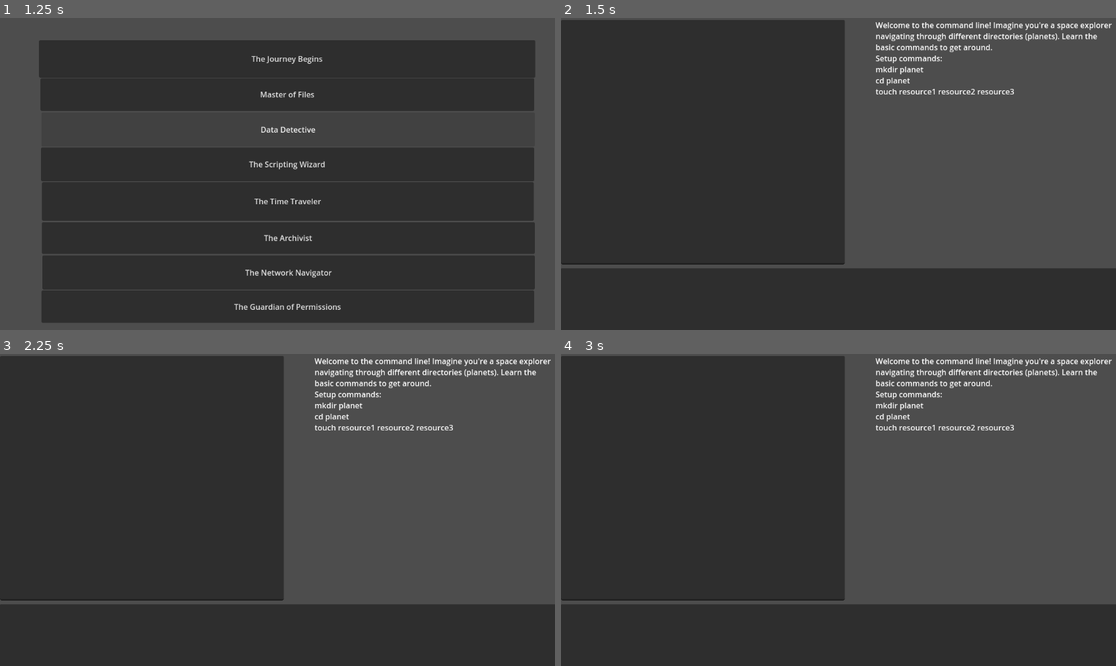
Above: before the commit, frames 1-4 (two rows, left to right).
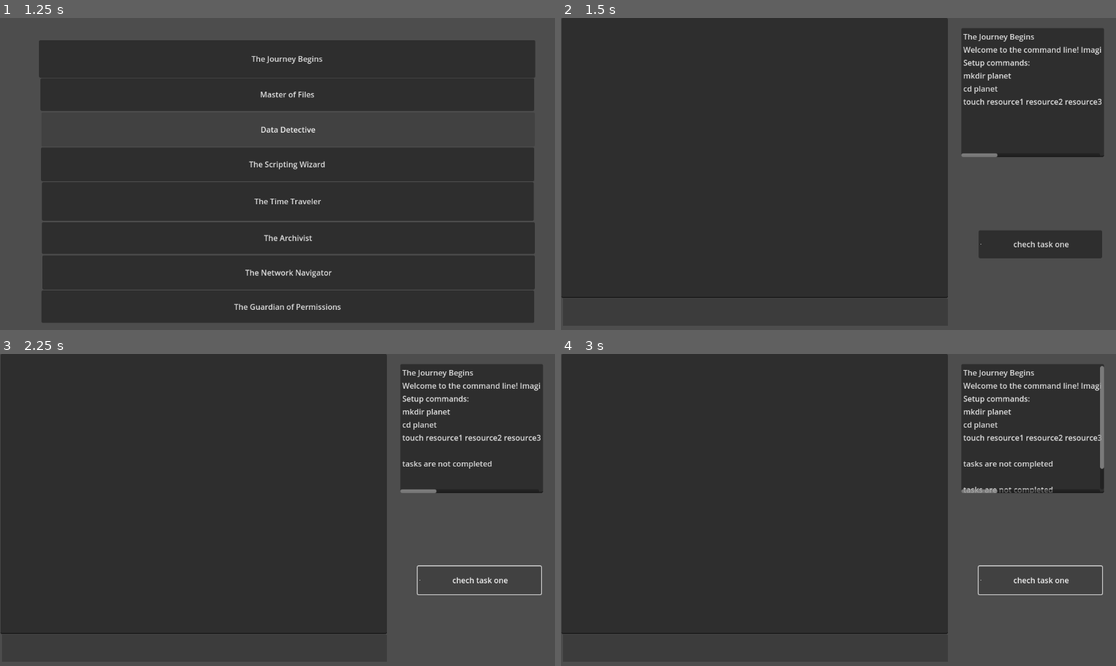
Above: after the commit, the same moments.

Repository: Pradeepaa001/Essentials
Game: Godot game, scene res://Scenes/main.tscn
Same seed, same stepped clock (60 frames per second), same inputs: the game is played once before the commit and once after it.
Inputs (mouse positions are in pixels of both pictures, inside the frame that each line leads up to):
- Up to frame 1 (1.25 s): click "LEVELS" at 0.5 s
- Up to frame 2 (1.5 s): click "The Journey Begins" at 1.25 s
- Up to frame 3 (2.25 s): click (477, 581) at 2 s, where only the run after the commit has a clickable "chech task one"
- Up to frame 4 (3 s): click (1038, 581) at 2.75 s, where only the run after the commit has a clickable "chech task one"

Frame 1 is identical in both runs. In frame 2, 35% of the frame differs, in the area x 0-100%, y 0-100%; in frame 3, 33%; in frame 4, 33%.
Error after the commit: Attempt to call function 'dir_exists' in base 'null instance' on a null instance. (res://Scripts/level_1_trail.gd:22)

Commit message:
connected level1 to terminal and added check functions for each tasks

Diff:
--- a/Scenes/level_1.tscn
+++ b/Scenes/level_1.tscn
@@ -1,34 +1,29 @@
-[gd_scene load_steps=2 format=3 uid="uid://bwf57mmusyske"]
+[gd_scene load_steps=4 format=3 uid="uid://bwf57mmusyske"]
 
-[ext_resource type="Script" path="res://LEVEL1.gd" id="1_uoadb"]
+[ext_resource type="Script" path="res://Scripts/level_1_trail.gd" id="1_hjk8f"]
+[ext_resource type="PackedScene" uid="uid://dwsqlli5p3aga" path="res://Scenes/terminal.tscn" id="2_xgr7u"]
+
+[sub_resource type="CanvasTexture" id="CanvasTexture_8gu8h"]
 
 [node name="LEVEL1" type="Node2D"]
 position = Vector2(299, 213)
-script = ExtResource("1_uoadb")
+script = ExtResource("1_hjk8f")
 
-[node name="RichTextLabel" type="RichTextLabel" parent="."]
-offset_left = 354.0
-offset_top = -210.0
-offset_right = 854.0
-offset_bottom = 240.0
+[node name="Terminal" parent="." instance=ExtResource("2_xgr7u")]
+position = Vector2(-177, -52)
 
 [node name="TextEdit" type="TextEdit" parent="."]
-anchors_preset = 15
-anchor_right = 1.0
-anchor_bottom = 1.0
-offset_left = -299.0
-offset_top = -209.0
-offset_right = 290.0
-offset_bottom = 299.0
-grow_horizontal = 2
-grow_vertical = 2
+offset_left = 532.0
+offset_top = -192.0
+offset_right = 828.0
+offset_bottom = 76.0
 
-[node name="LineEdit" type="LineEdit" parent="."]
-offset_left = -300.0
-offset_top = 307.0
-offset_right = 1381.0
-offset_bottom = 469.0
+[node name="Button" type="Button" parent="."]
+offset_left = 568.0
+offset_top = 228.0
+offset_right = 824.0
+offset_bottom = 286.0
+text = "chech task one"
+icon = SubResource("CanvasTexture_8gu8h")
 
-[connection signal="finished" from="RichTextLabel" to="." method="_on_rich_text_label_finished"]
-[connection signal="text_changed" from="TextEdit" to="." method="_on_text_edit_text_changed"]
-[connection signal="text_submitted" from="LineEdit" to="." method="_on_line_edit_text_submitted"]
+[connection signal="pressed" from="Button" to="." method="_on_button_pressed"]
--- a/Scenes/terminal.tscn
+++ b/Scenes/terminal.tscn
@@ -11,15 +11,15 @@
 
 [node name="input" type="LineEdit" parent="."]
 offset_left = -118.0
-offset_top = 214.0
-offset_right = 759.0
-offset_bottom = 294.0
+offset_top = 422.0
+offset_right = 681.0
+offset_bottom = 478.0
 theme_override_styles/normal = SubResource("StyleBoxFlat_gqs4t")
 
 [node name="output" type="TextEdit" parent="."]
 offset_left = -121.0
-offset_top = -169.0
-offset_right = 757.0
-offset_bottom = 213.0
+offset_top = -161.0
+offset_right = 681.0
+offset_bottom = 421.0
 
 [connection signal="text_submitted" from="input" to="." method="_on_line_edit_text_submitted"]
--- /dev/null
+++ b/Scripts/level_1_trail.gd
@@ -0,0 +1,50 @@
+extends Node2D
+
+var level_title = "The Journey Begins"
+var level_description = "Welcome to the command line! Imagine you're a space explorer navigating through different directories (planets). Learn the basic commands to get around."
+var level_setup_commands = ["mkdir planet", "cd planet", "touch resource1 resource2 resource3"]
+var level_congrats_message = "Well done, Explorer! You've gathered your first resources."
+const Terminal = preload("res://Scripts/terminal.gd")
+var terminal = Terminal.new()
+
+func _ready():
+	var output = $TextEdit
+	output.text += level_title + "\n"
+	var commands = ""
+	for element in level_setup_commands:
+		commands += str(element) + "\n"
+	output.text += level_description + "\nSetup commands:\n" + commands
+
+func task1_status() -> bool:
+	print("4")
+	var dir = DirAccess.open("res://user")
+	print("heh")
+	if dir.dir_exists("planet"):
+		return true
+	else:
+		return false
+
+func task2_status():
+	var commandline = $Terminal
+	return commandline.pwd == "user/planet"
+
+func task3_status() -> bool:
+	print("h m")
+	var required_files = ["resource1", "resource2", "resource3"]
+	var files_in_planet = terminal.execute(["ls", "\\user/planet"]).split("\n")
+	print(files_in_planet)
+	for file in required_files:
+		print(file)
+		if file not in files_in_planet:
+			return false
+	return true
+
+func _on_button_pressed():
+	Color.ALICE_BLUE
+	print("yesss")
+	var output = $TextEdit
+	if task1_status() and task2_status() and task3_status():
+		output.text += "\ntasks completed\n"
+	else:
+		output.text += "\ntasks are not completed\n"
+		Color.RED
--- a/Scripts/terminal.gd
+++ b/Scripts/terminal.gd
@@ -1,4 +1,6 @@
 extends Node2D
+class_name Terminal
+
 var pwd = "user"
 
 func _ready():
@@ -75,6 +77,7 @@
 	if "-" in cmd[1]:
 		return "Command not supported"
 	var path = "res://" + pwd
+	print(cmd)
 	for command in cmd.slice(1,cmd.size()):
 		var file = FileAccess.open(path + "/" + command,FileAccess.WRITE)
-		return ""
+	return ""
Not shown, added: user/1
Not shown, added: user/2
Not shown, added: user/3
Not shown, added: user/4
Not shown, added: user/planet/hhhh
